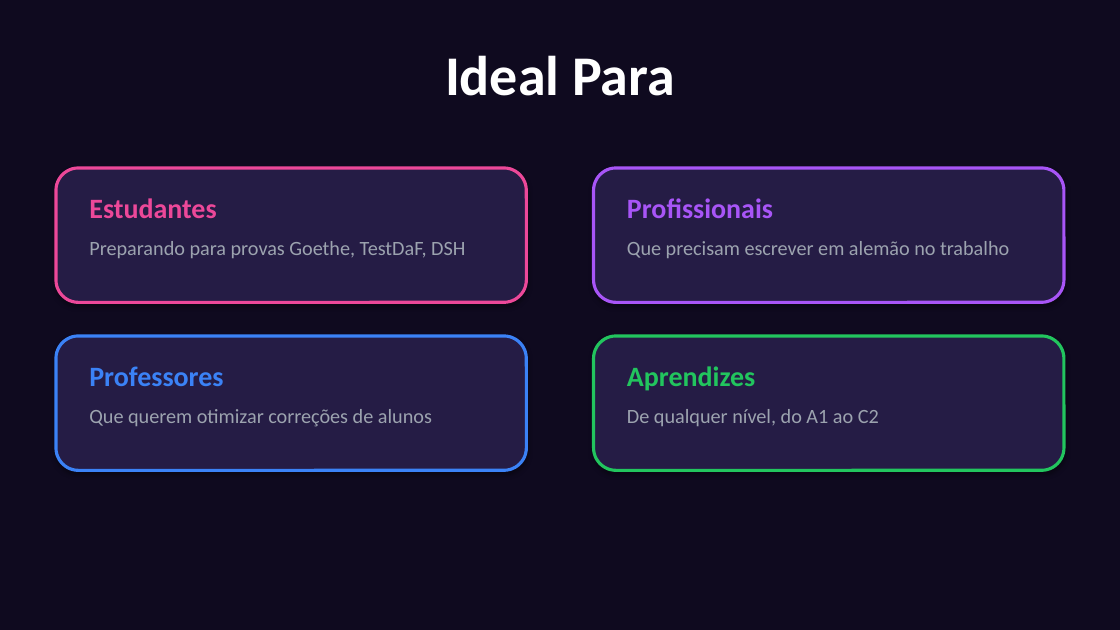
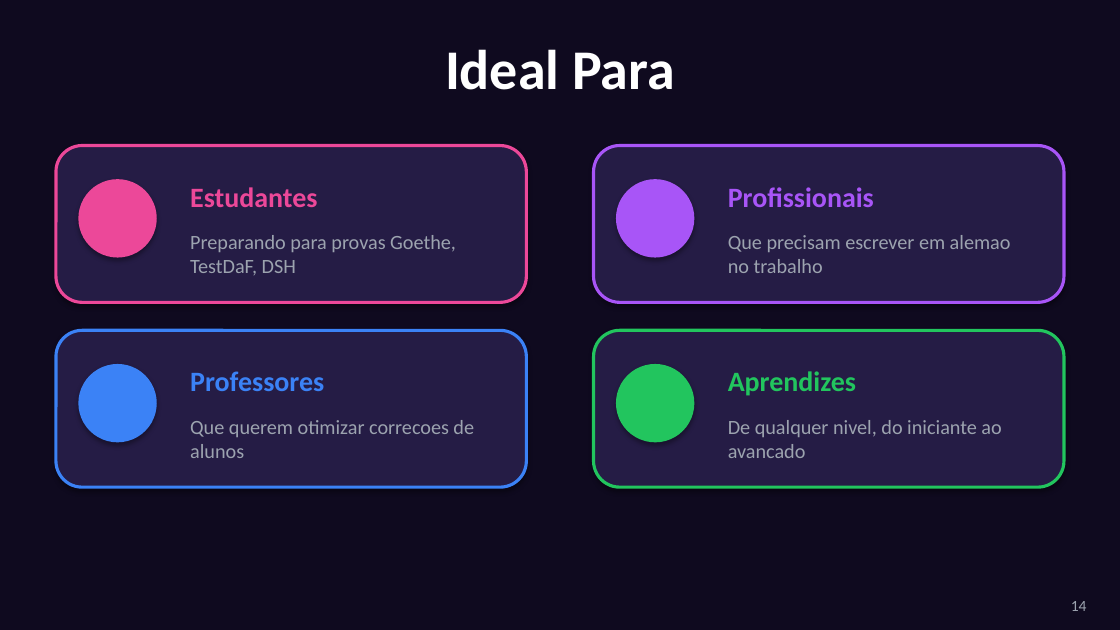
Before and after one commit to ImmoNeural/Correctmemycleverbot, a slide deck: slide 14 of CorrectMe_Apresentacao.pptx (slide 10 before the commit). Drawn at 1120x630 pixels with LibreOffice and Linux fonts; fonts in the diff are those of the drawing. Boxes give left, top, right and bottom in pixels: in the first picture for what was removed or moved away, otherwise in the second. Text is boxed around its words. In the diff, an @@ line names an element or a change of style, - is before the commit and + after.

```diff
--- a/CorrectMe_Apresentacao.pptx
+++ b/CorrectMe_Apresentacao.pptx
@@ text "Ideal Para": place and size @@
-text "Ideal Para" at bbox=[445, 55, 675, 96]
+text "Ideal Para" at bbox=[445, 49, 675, 90]
@@ rounded rectangle: place and size @@
-rounded rectangle at bbox=[56, 168, 526, 302]
+rounded rectangle at bbox=[56, 146, 526, 302]
@@ rounded rectangle: place and size @@
-rounded rectangle at bbox=[594, 168, 1064, 302]
+rounded rectangle at bbox=[594, 146, 1064, 302]
@@ ellipse added at bbox=[78, 179, 157, 258], fill #EC4899 @@
@@ text "Estudantes": place and size @@
-text "Estudantes" at bbox=[89, 198, 216, 218]
+text "Estudantes" at bbox=[190, 187, 317, 207]
@@ ellipse added at bbox=[616, 179, 694, 258], fill #A855F7 @@
@@ text "Profissionais": place and size @@
-text "Profissionais" at bbox=[627, 198, 773, 218]
+text "Profissionais" at bbox=[728, 187, 874, 207]
@@ text "Preparando para provas Goethe, TestDaF, ..." rewrapped from bbox=[89, 241, 465, 258] to bbox=[190, 235, 456, 275] @@
@@ text at bbox=[728, 235, 1011, 273]: text changed @@
-Que precisam escrever em alemão no trabalho
+Que precisam escrever em alemao no trabalho
@@ rounded rectangle: place and size @@
-rounded rectangle at bbox=[56, 336, 526, 470]
+rounded rectangle at bbox=[56, 330, 526, 487]
@@ text "Professores": place and size @@
-text "Professores" at bbox=[89, 366, 223, 386]
+text "Professores" at bbox=[190, 371, 324, 391]
@@ rounded rectangle: place and size @@
-rounded rectangle at bbox=[594, 336, 1064, 470]
+rounded rectangle at bbox=[594, 330, 1064, 487]
@@ text "Aprendizes": place and size @@
-text "Aprendizes" at bbox=[627, 366, 755, 391]
+text "Aprendizes" at bbox=[728, 371, 856, 396]
@@ ellipse added at bbox=[78, 364, 157, 442], fill #3B82F6 @@
@@ ellipse added at bbox=[616, 364, 694, 442], fill #22C55E @@
@@ text at bbox=[190, 420, 474, 458]: text changed @@
-Que querem otimizar correções de alunos
+Que querem otimizar correcoes de alunos
@@ text at bbox=[728, 420, 1001, 458]: text changed @@
-De qualquer nível, do A1 ao C2
+De qualquer nivel, do iniciante ao avancado
@@ text added at bbox=[1071, 601, 1087, 611], 10 pt, text #9CA3AF @@
+14
```
Also in this commit, not shown: 6 other slides changed, 8 slides added, 4 slides removed, 1 other file.
